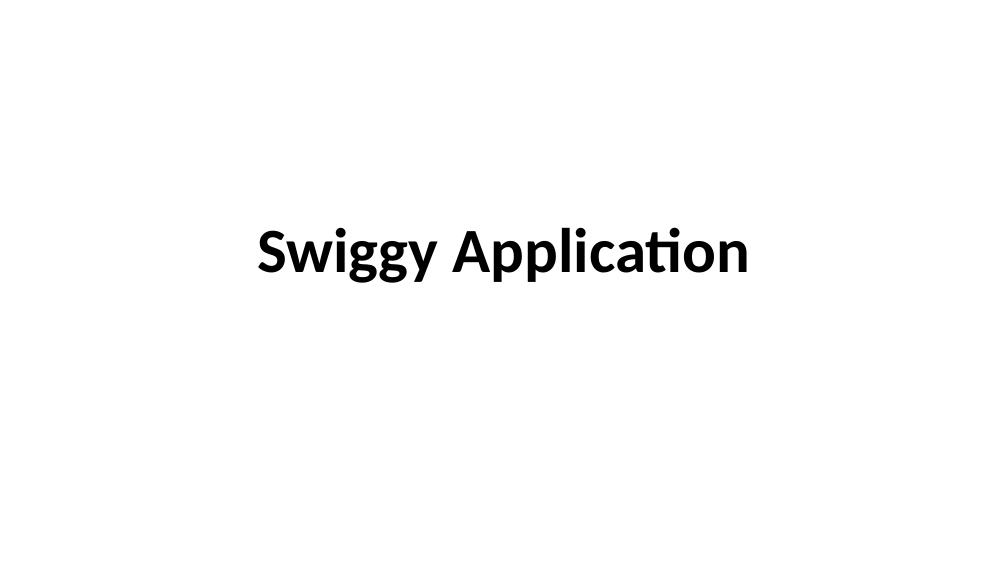
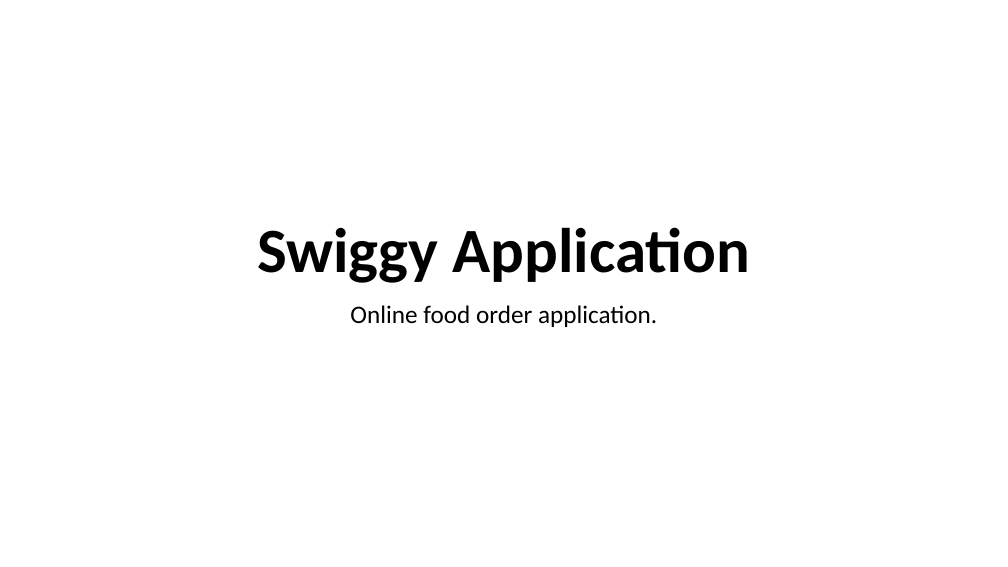
Before and after one commit to tarun683/swiggy_casestudy, a slide deck: slide 1 of Documents/workspace-spring-tool-suite-4-4.14.0.RELEASE/swiggy documentation/Swiggy Application documentation.pptx. Drawn at 1008x567 pixels with LibreOffice and Linux fonts; fonts in the diff are those of the drawing. Boxes give left, top, right and bottom in pixels: in the first picture for what was removed or moved away, otherwise in the second. Text is boxed around its words. In the diff, an @@ line names an element or a change of style, - is before the commit and + after.

Commit message:
upload updated ppt

```diff
--- a/Documents/workspace-spring-tool-suite-4-4.14.0.RELEASE/swiggy documentation/Swiggy Application documentation.pptx
+++ b/Documents/workspace-spring-tool-suite-4-4.14.0.RELEASE/swiggy documentation/Swiggy Application documentation.pptx
@@ subtitle added at <box>350,305,657,327</box>, 24 pt, text #000000 @@
+Online food order application.
```
Also in this commit, not shown: 6 slides added.
